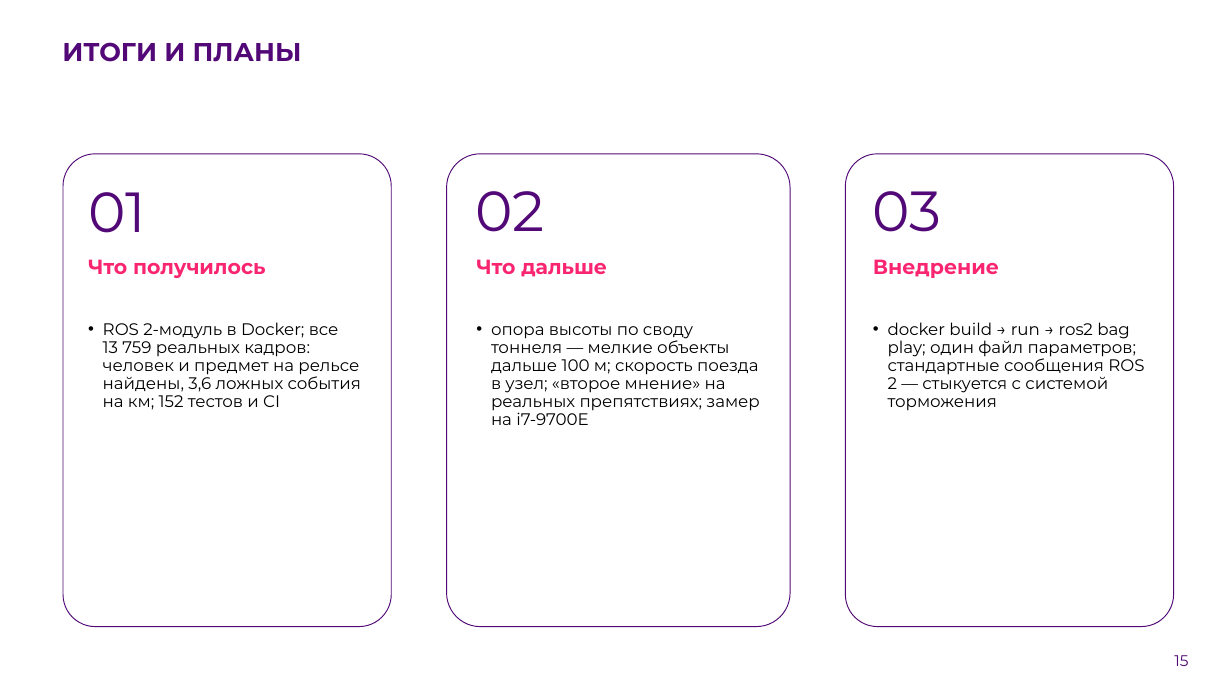
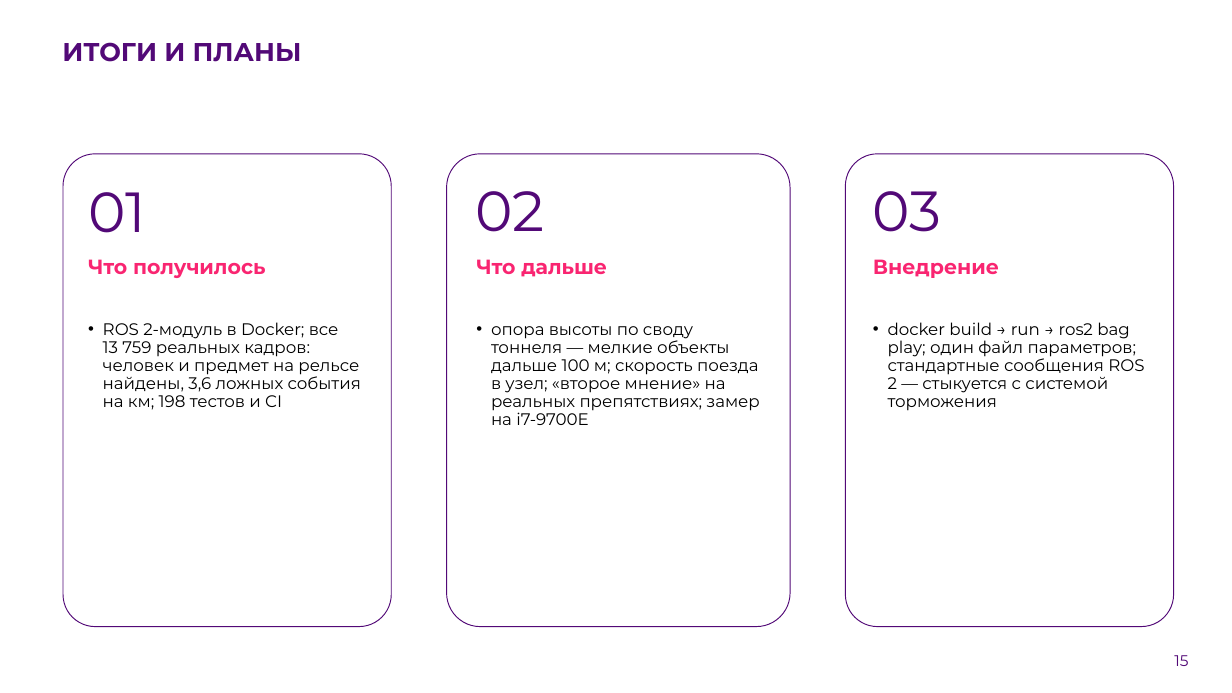
Before and after one commit to pmixay/ReSense, a slide deck: slide 15 of docs/presentation/ReSense_LCT2026.pptx. Drawn at 1232x693 pixels with LibreOffice and Linux fonts; fonts in the diff are those of the drawing; background and template pictures are left out. Boxes give left, top, right and bottom in pixels: in the first picture for what was removed or moved away, otherwise in the second. Text is boxed around its words. In the diff, an @@ line names an element or a change of style, - is before the commit and + after.

```diff
--- a/docs/presentation/ReSense_LCT2026.pptx
+++ b/docs/presentation/ReSense_LCT2026.pptx
@@ text at (103, 322, 361, 410): text changed @@
-• ROS 2-модуль в Docker; все 13 759 реальных кадров: человек и предмет на рельсе найдены, 3,6 ложных события на км; 152 тестов и CI
+• ROS 2-модуль в Docker; все 13 759 реальных кадров: человек и предмет на рельсе найдены, 3,6 ложных события на км; 198 тестов и CI
```
Also in this commit, not shown: 7 other slides changed, 4 other files.
